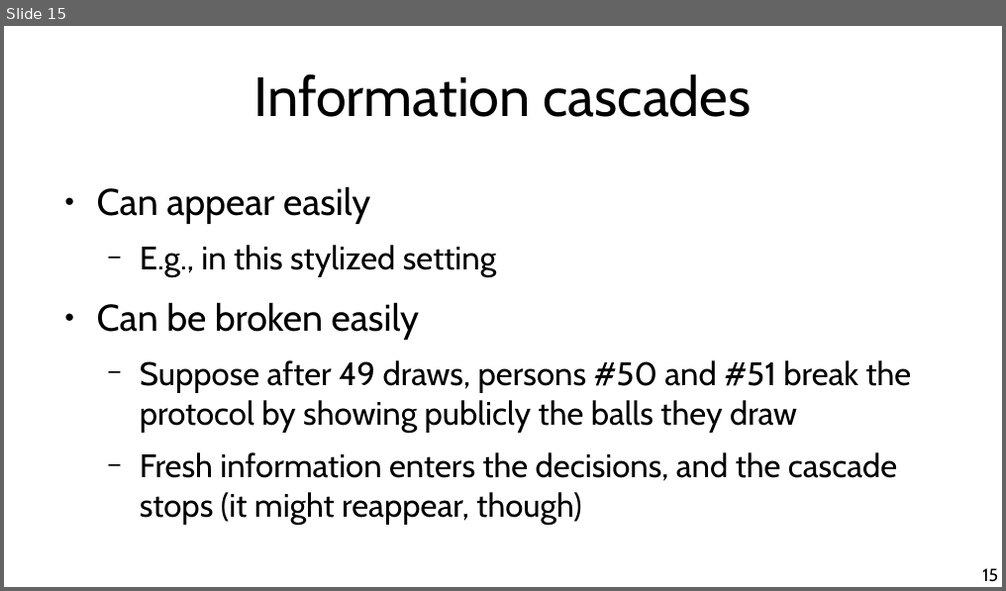
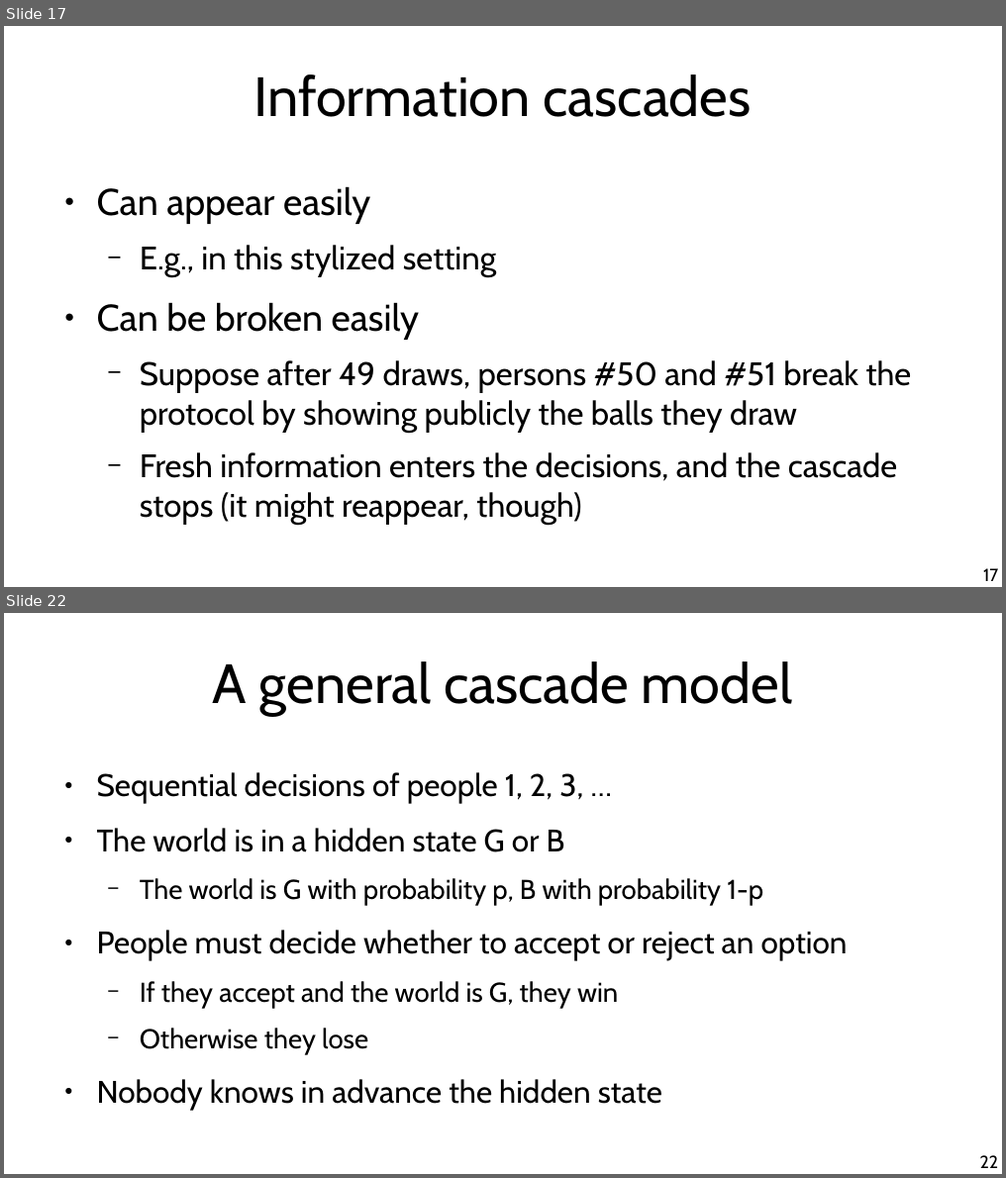
Before and after one commit to chatox/networks-science-course, a slide deck: theory/tt17_information_cascades.odp. Shown one above the other, each under a label of ours: slide 15 before the commit, slides 17 and 22 after it; the slides between them are not shown. The pictures are 1006x591 and 1006x1178 pixels, drawn with LibreOffice and Linux fonts; fonts in the diff are those of the drawing. Boxes give left, top, right and bottom in pixels: in the first picture for what was removed or moved away, otherwise in the second. Text is boxed around its words. In the diff, an @@ line names an element or a change of style, - is before the commit and + after.

Commit message:
Information cascades

```diff
--- a/theory/tt17_information_cascades.odp
+++ b/theory/tt17_information_cascades.odp
@@ slide 22 added at (4,613,1002,1174), background #FFFFFF @@
@@ title added at (213,662,793,715), 44 pt, text #000000 @@
+A general cascade model
@@ text added at (97,772,847,1110), 24.8 pt, text #000000 @@
+● Sequential decisions of people 1, 2, 3, …
+● The world is in a hidden state G or B
+  − The world is G with probability p, B with probability 1-p
+● People must decide whether to accept or reject an option
+  − If they accept and the world is G, they win
+  − Otherwise they lose
+● Nobody knows in advance the hidden state
@@ page number added at (980,1156,999,1168), 14 pt, text #000000 @@
+22
@@ what was slide 15 is now slide 17 @@
@@ page number at (983,569,998,581): text changed @@
-15
+17
```
Also in this commit, not shown: 4 slides changed, 9 other slides added, 1 slide removed, 2 other files.
